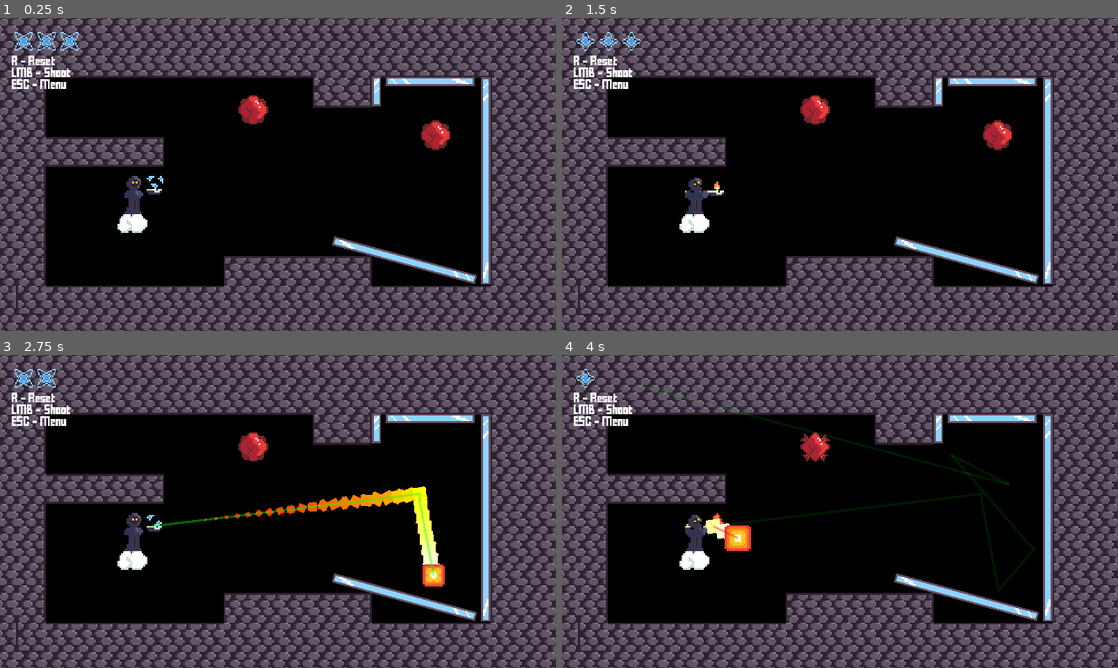
Above: before the commit, frames 1-4 (two rows, left to right).
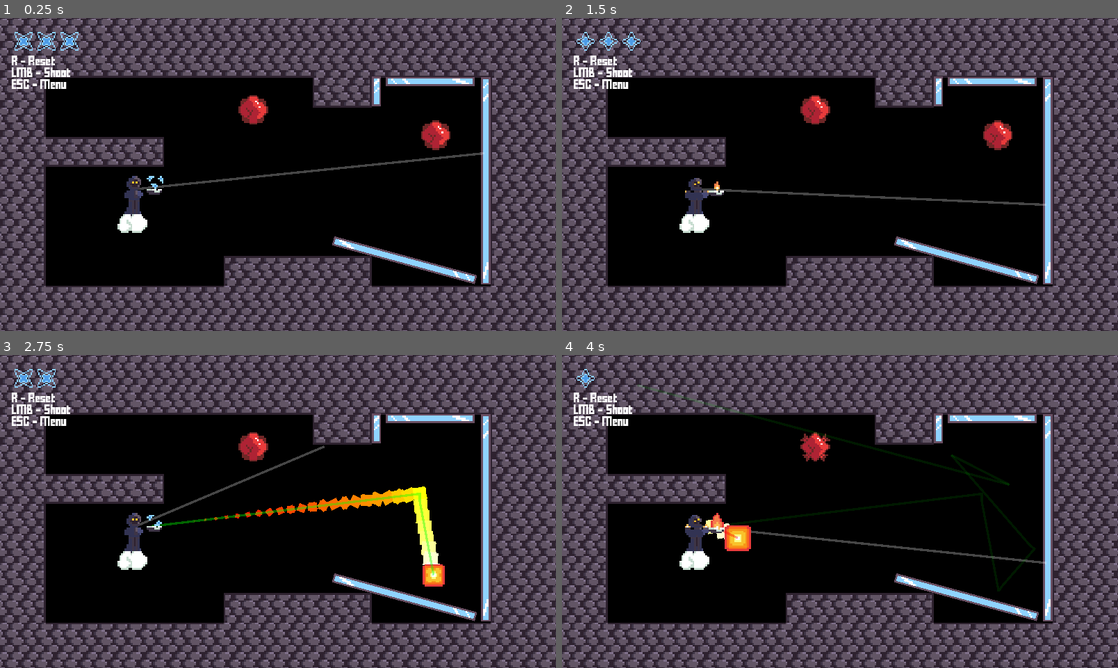
Above: after the commit, the same moments.

Repository: lolo111channel/GodocikJam
Game: Godot game, scene res://Levels/level_3.tscn
The game is run twice, just before and just after one commit, with the same random seed, the same clock (stepped at 60 frames per second) and the same inputs. This scene is started directly instead of the project's main scene. The engine's default icon, where the game draws it, is replaced by a stand-in: a white triangle on a blue panel in a dark square.
Inputs (mouse positions are in pixels of both pictures, inside the frame that each line leads up to):
- Up to frame 1 (0.25 s): no input
- Up to frame 2 (1.5 s): move the mouse to (962, 158) at 0.52 s; click (962, 158) at 0.6 s; move the mouse to (728, 190) at 1.27 s; hold Down (ui_down) from 1.28 s (still down); click (728, 190) at 1.35 s
- Up to frame 3 (2.75 s): move the mouse to (333, 442) at 2.02 s; release Down (ui_down) at 2.03 s; click (333, 442) at 2.1 s
- Up to frame 4 (4 s): move the mouse to (812, 574) at 2.77 s; click (812, 574) at 2.85 s; move the mouse to (1006, 558) at 3.52 s; hold Down (ui_down) from 3.53 s (still down); click (1006, 558) at 3.6 s

The runs differ from the first frame. In frame 1, 0.5% of the frame differs, in the area x 2-88%, y 42-95%; in frame 2, 0.5%; in frame 3, 0.3%; in frame 4, 0.5%, in the area x 2-88%, y 52-95%.

Commit message:
a

Diff:
--- a/Levels/level_1.tscn
+++ b/Levels/level_1.tscn
@@ -96,7 +96,6 @@
 position = Vector2(875, 545)
 
 [node name="Wall" type="StaticBody2D" parent="." groups=["None"]]
-visible = false
 
 [node name="CollisionShape2D" type="CollisionShape2D" parent="Wall"]
 position = Vector2(892, 1098)
--- a/Levels/level_3.tscn
+++ b/Levels/level_3.tscn
@@ -62,7 +62,7 @@
 scale = Vector2(8, 8)
 tile_set = SubResource("TileSet_d080w")
 format = 2
-layer_0/tile_data = PackedInt32Array(589823, 65536, 0, 52428 …(678 unchanged characters)… , 131072, 1, 524286, 131072, 1, 589822, 0, 2, 524302, 65536, 1, 65545, 131072, 2, 65 …(2796 unchanged characters)…
+layer_0/tile_data = PackedInt32Array(589823, 65536, 0, 52428 …(678 unchanged characters)… , 131072, 1, 524286, 131072, 1, 589822, 65536, 1, 524302, 65536, 1, 65545, 131072, 2, 65 …(2796 unchanged characters)…
 
 [node name="CanvasLayer" type="CanvasLayer" parent="." groups=["UI"]]
 
--- a/Scripts/Player/player.gd
+++ b/Scripts/Player/player.gd
@@ -22,7 +22,22 @@
 var level_id : int = -1
 var next_level_id : int = -1
 
+
+var line2d_scene : PackedScene = load("res://Scripts/line_2d2.tscn")
+var line2d : Line2D
+
 func _ready() -> void:
+
+	line2d = line2d_scene.instantiate()
+
+	line2d.global_position = Vector2(0,0)
+	line2d.add_point(Vector2(0,0))
+	line2d.add_point(Vector2(0,0))
+
+	line2d.default_color = Color(1, 1, 1, 0.27450981736183)
+
+	get_parent().call_deferred("add_child",line2d)
+
 	$Sprite2D.play("default")
 
 	level_id = Global.current_level_id
@@ -31,6 +46,10 @@
 	$AnimationPlayer.play("orbAnimation")
 
 func _process(delta) -> void:
+	$RayCast2D.look_at(get_global_mouse_position())
+
+	line2d.points[0] = $RayCast2D.global_position
+	line2d.points[1] = $RayCast2D.get_collision_point()
 
 	win()
 
--- a/Scripts/Player/player.tscn
+++ b/Scripts/Player/player.tscn
@@ -255,6 +255,7 @@
 }
 
 [node name="Player" type="Node2D" groups=["Player"]]
+z_index = 1
 script = ExtResource("1_l6e3u")
 bullet_scene = ExtResource("2_xju5u")
 
@@ -317,3 +318,6 @@
 position = Vector2(-16, 149)
 scale = Vector2(8, 8)
 texture = ExtResource("38_n5e85")
+
+[node name="RayCast2D" type="RayCast2D" parent="."]
+target_position = Vector2(2000, 0)
--- /dev/null
+++ b/Scripts/line_2d2.tscn
@@ -0,0 +1,3 @@
+[gd_scene format=3 uid="uid://dxkv0eumqlj25"]
+
+[node name="Line2D" type="Line2D"]
